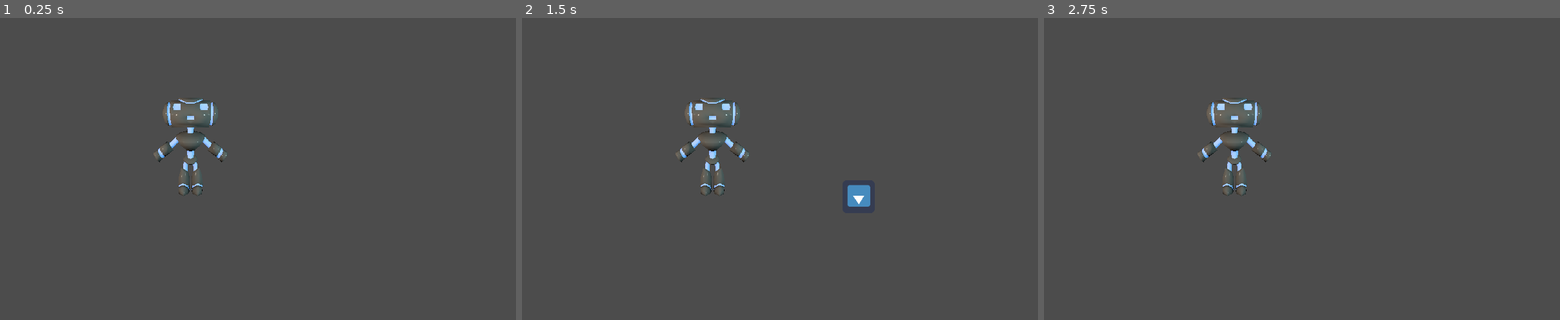
Above: before the commit, frames 1-3 (left to right).
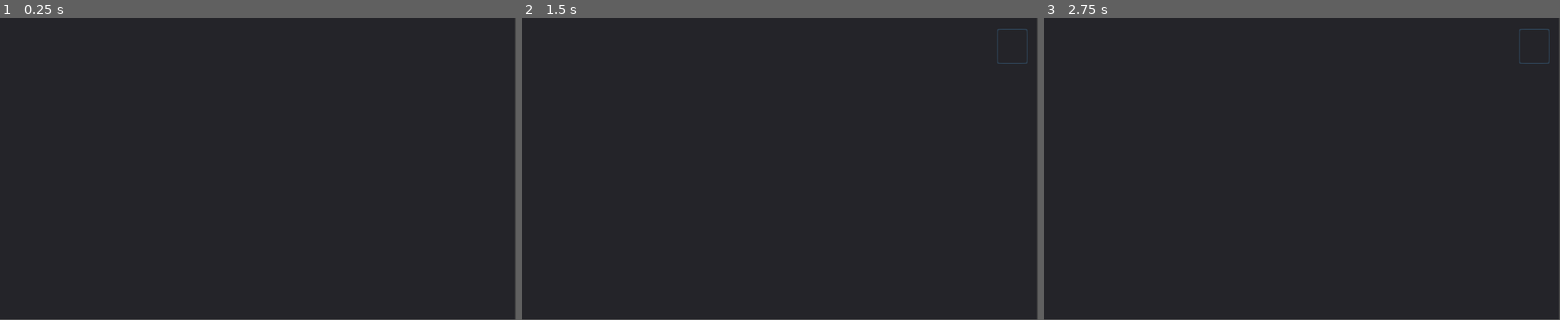
Above: after the commit, the same moments.

Repository: garipdk/SGJ23-SBG-bibmbap
Game: Godot game, scene res://scenes/Tableau1.tscn
Two runs of this game, one before a commit and one after it. Both use one fixed random seed, a clock stepped at 60 frames per second and the inputs below. After the commit the project has no main scene; this scene is started directly in both runs. The engine's default icon, where the game draws it, is replaced by a stand-in: a white triangle on a blue panel in a dark square.
Inputs (mouse positions are in pixels of both pictures, inside the frame that each line leads up to):
- Up to frame 1 (0.25 s): no input
- Up to frame 2 (1.5 s): click (1012, 45) at 0.52 s; tap Enter at 1.25 s; move the mouse to (857, 196) at 1.27 s; click (857, 196) at 1.42 s
- Up to frame 3 (2.75 s): tap Space at 2 s; move the mouse to (1198, 184) at 2.02 s; click (1198, 184) at 2.17 s
In our replay, the window is 800x469 before the commit and 800x468 after it. These sizes can differ from the game's own. Grey fills any space a smaller window leaves; there, only what the larger window draws over its background counts as a difference.

The runs differ from the first frame. In frame 1, 99% of the frame differs, in the area x 0-100%, y 0-100%; in frame 2, 99%; in frame 3, 99%.
Error after the commit: Parse Error: The identifier "GameState" isn't declared in the current scope. (res://scripts-gdscript/ElementSpriteBase.gd:29)

Commit message:
ajout menu_button et menu_enquete

Diff:
--- a/project.godot
+++ b/project.godot
@@ -21,18 +21,11 @@
 [application]
 
 config/name="Sgj 23- Sbg-bibmbap"
-run/main_scene="res://scenes/Tableau1.tscn"
 config/icon="res://icon.png"
 
 [autoload]
 
-GameState="*res://scripts-gdscript/GameState.gd"
 HypertexteTexts="*res://hypertexte_texts.gd"
-
-[display]
-
-window/stretch/mode="2d"
-window/stretch/aspect="keep_width"
 
 [gui]
 
--- a/scenes/Tableau1.tscn
+++ b/scenes/Tableau1.tscn
@@ -26,3 +26,18 @@
 position = Vector2( 668, 355 )
 scale = Vector2( 1, -1 )
 has_limited_trys = false
+
+[node name="menu_enquete" type="Control" parent="."]
+margin_right = 1027.0
+margin_bottom = 602.0
+
+[node name="Panel" type="Panel" parent="menu_enquete"]
+margin_right = 1022.0
+margin_bottom = 602.0
+
+[node name="menu_button" type="Button" parent="."]
+margin_left = 943.0
+margin_top = 22.0
+margin_right = 1003.0
+margin_bottom = 91.0
+flat = true
